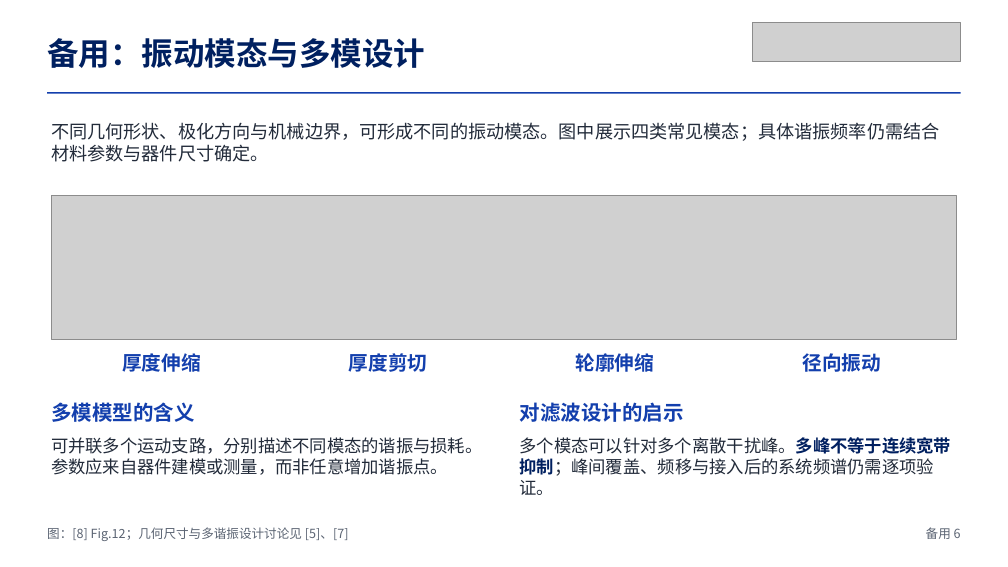
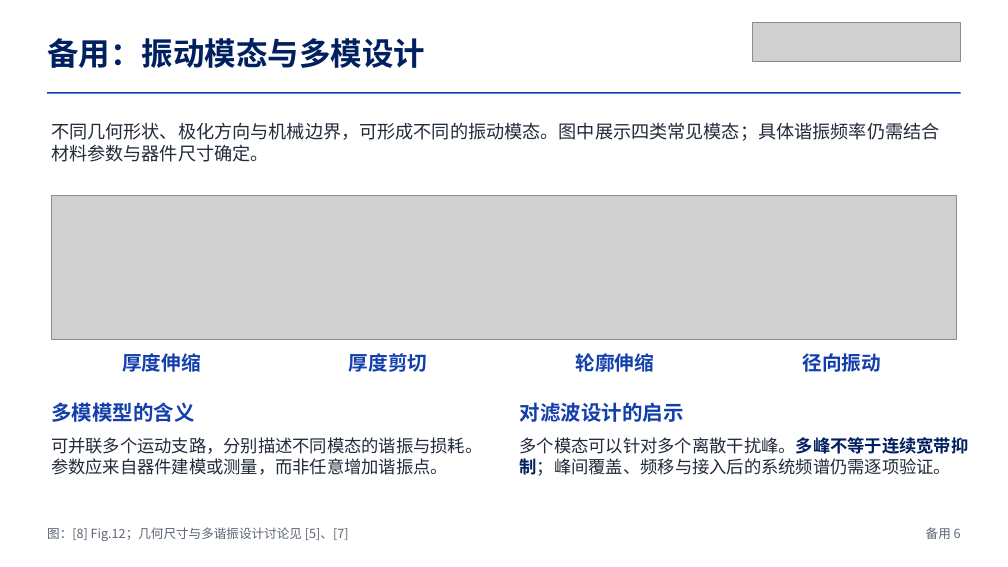
Before and after one commit to yangran12/EMC-course-research, a slide deck: slide 20 of 输出/南师大风格_压电谐振与EMI滤波器小型化_小字号版.pptx. Drawn at 1008x567 pixels with LibreOffice and Linux fonts; fonts in the diff are those of the drawing; grey boxes stand for pictures. Boxes give left, top, right and bottom in pixels: in the first picture for what was removed or moved away, otherwise in the second. Text is boxed around its words. In the diff, an @@ line names an element or a change of style, - is before the commit and + after.

```diff
--- a/输出/南师大风格_压电谐振与EMI滤波器小型化_小字号版.pptx
+++ b/输出/南师大风格_压电谐振与EMI滤波器小型化_小字号版.pptx
@@ text "多个模态可以针对多个离散干扰峰。多峰不等于连续宽带抑制；峰间覆盖、频移与接入后的系统频谱仍需逐项验证。" rewrapped from box(520, 437, 952, 495) to box(520, 437, 969, 476) @@
```
Also in this commit, not shown: 2 other slides changed, 1 other file.
